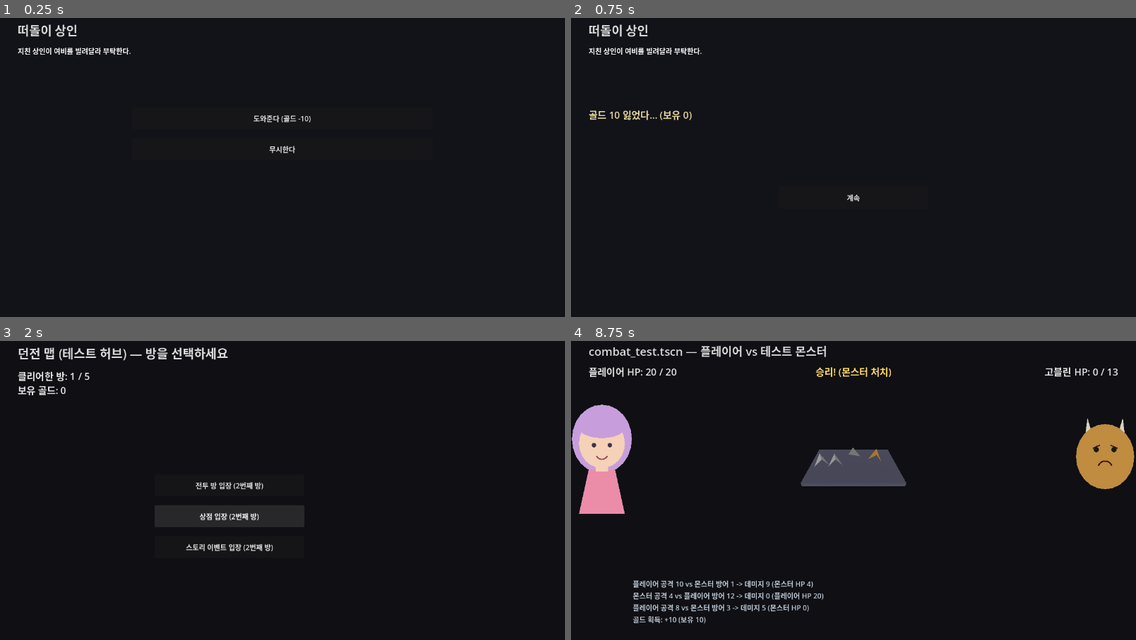
Above: before the commit, frames 1-4 (two rows, left to right).
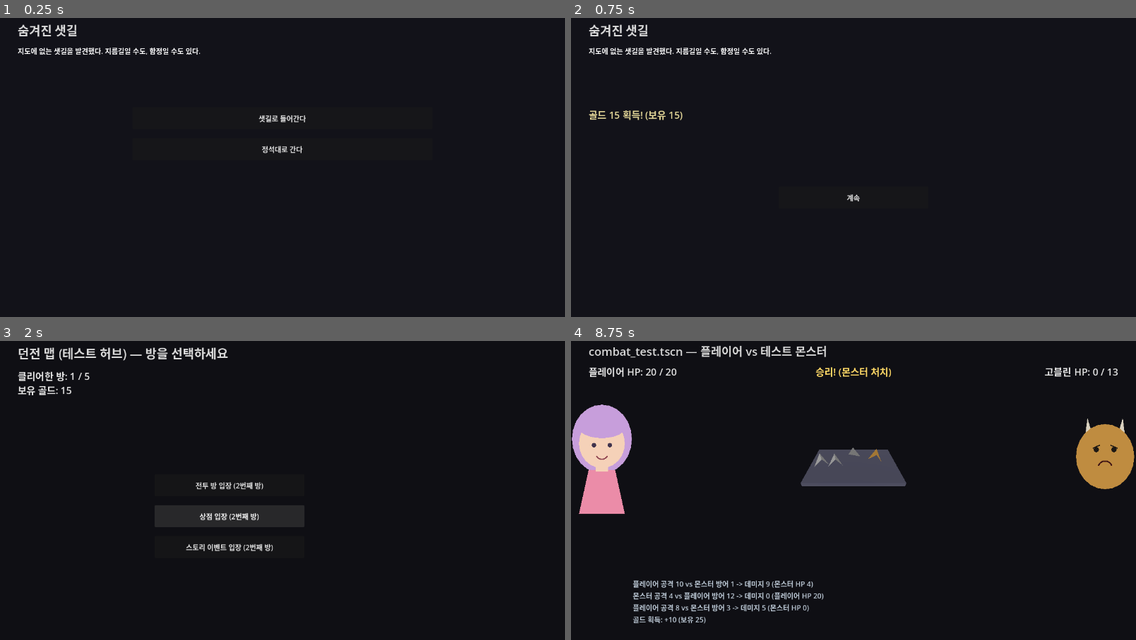
Above: after the commit, the same moments.

Repository: YGseok/ProjectD
Game: Godot game, scene res://code/scenes/story_event.tscn
The game is run twice, just before and just after one commit, with the same random seed, the same clock (stepped at 60 frames per second) and the same inputs. This scene is started directly instead of the project's main scene.
Inputs:
- Up to frame 1 (0.25 s): no input
- Up to frame 2 (0.75 s): click "도와준다 (골드 -10)" (after the commit: "샛길로 들어간다") at 0.5 s
- Up to frame 3 (2 s): click "계속" at 1.25 s
- Up to frame 4 (8.75 s): click "전투 방 입장 (2번째 방)" at 2 s; tap Enter at 3.5 s; tap Space at 4.25 s

The runs differ from the first frame. In frame 1, 0.9% of the frame differs, in the area x 3-55%, y 2-46%; in frame 2, 0.8%; in frame 3, less than 0.1%; in frame 4, less than 0.1%.

Commit message:
feat: 스토리 이벤트 시나리오 4종 → 8종으로 확장
반복 플레이 시 4종뿐인 시나리오가 금방 질릴 수 있다는 STATUS.md 큐 항목을
반영. 무너진 제단/숨겨진 샛길/부상당한 여행자/버려진 야영지 4종을
StoryEventPool에 추가. 기존 데이터 스키마(kind: none/delta/gamble)를
그대로 따라 코드 변경 없이 데이터만 추가로 반영됨. QA로 신규 시나리오
표시/결과 흐름 및 dungeon_map 회귀 없음 확인.

Diff:
--- a/code/systems/story_event_pool.gd
+++ b/code/systems/story_event_pool.gd
@@ -40,6 +40,30 @@
 		"choice_a": {"label": "내기를 받는다 (10골드 베팅)", "kind": "gamble", "chance": 0.5, "win": 20, "lose": 10},
 		"choice_b": {"label": "거절한다", "kind": "none"},
 	},
+	{
+		"title": "무너진 제단",
+		"description": "오래된 제단에 동전을 바치면 소원이 이루어진다는 전설이 있다.",
+		"choice_a": {"label": "동전을 바친다 (골드 -5)", "kind": "delta", "amount": -5},
+		"choice_b": {"label": "미신을 무시한다", "kind": "none"},
+	},
+	{
+		"title": "숨겨진 샛길",
+		"description": "지도에 없는 샛길을 발견했다. 지름길일 수도, 함정일 수도 있다.",
+		"choice_a": {"label": "샛길로 들어간다", "kind": "gamble", "chance": 0.5, "win": 15, "lose": 15},
+		"choice_b": {"label": "정석대로 간다", "kind": "none"},
+	},
+	{
+		"title": "부상당한 여행자",
+		"description": "길가에 쓰러진 여행자가 도움을 요청한다.",
+		"choice_a": {"label": "치료해준다 (골드 -8)", "kind": "delta", "amount": -8},
+		"choice_b": {"label": "모른 척 지나간다", "kind": "none"},
+	},
+	{
+		"title": "버려진 야영지",
+		"description": "누군가 급히 떠난 듯한 야영지에 짐이 흩어져 있다.",
+		"choice_a": {"label": "뒤져본다", "kind": "gamble", "chance": 0.55, "win": 18, "lose": 8},
+		"choice_b": {"label": "손대지 않는다", "kind": "none"},
+	},
 ]
 
 
Not shown, changed: docs/STATUS.md
